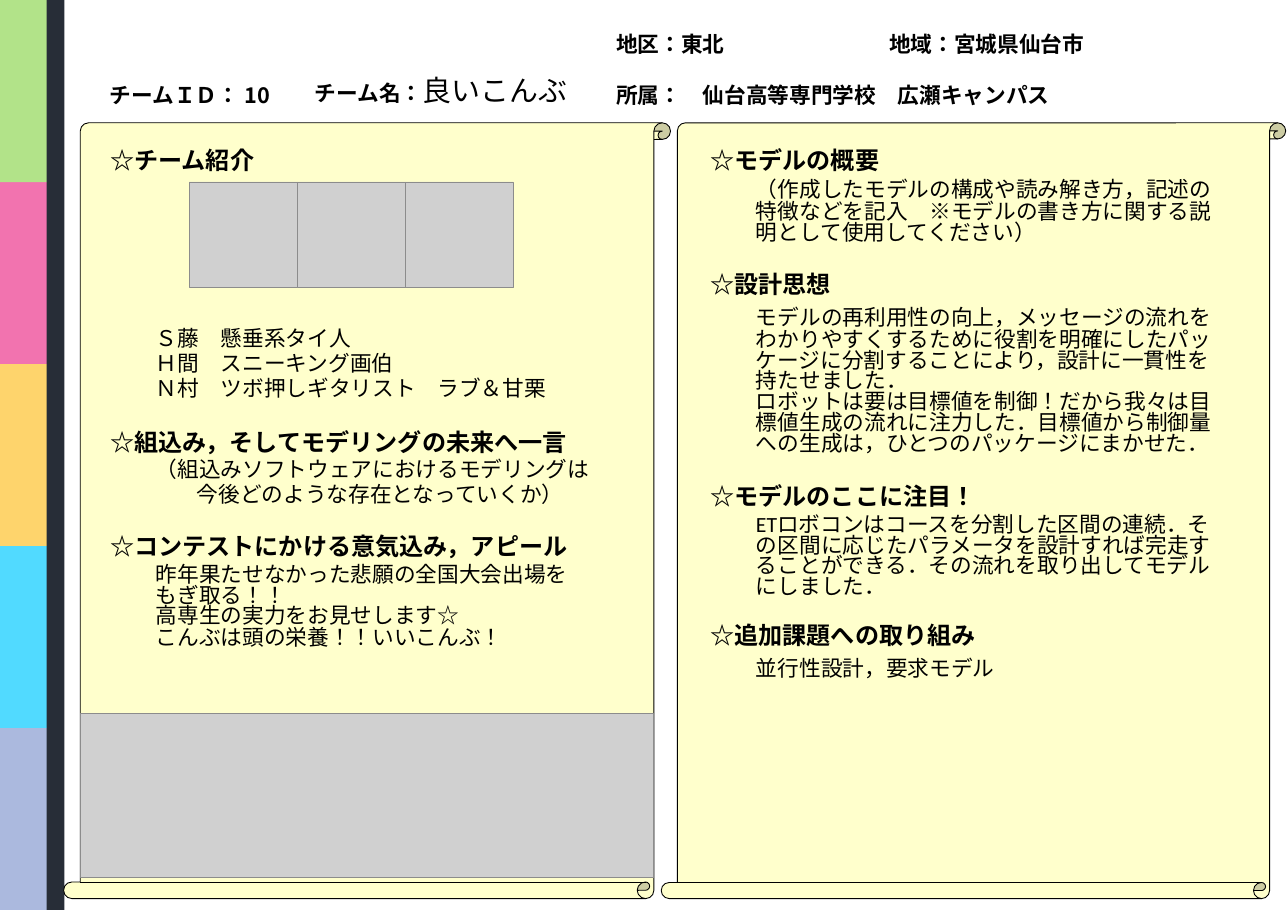
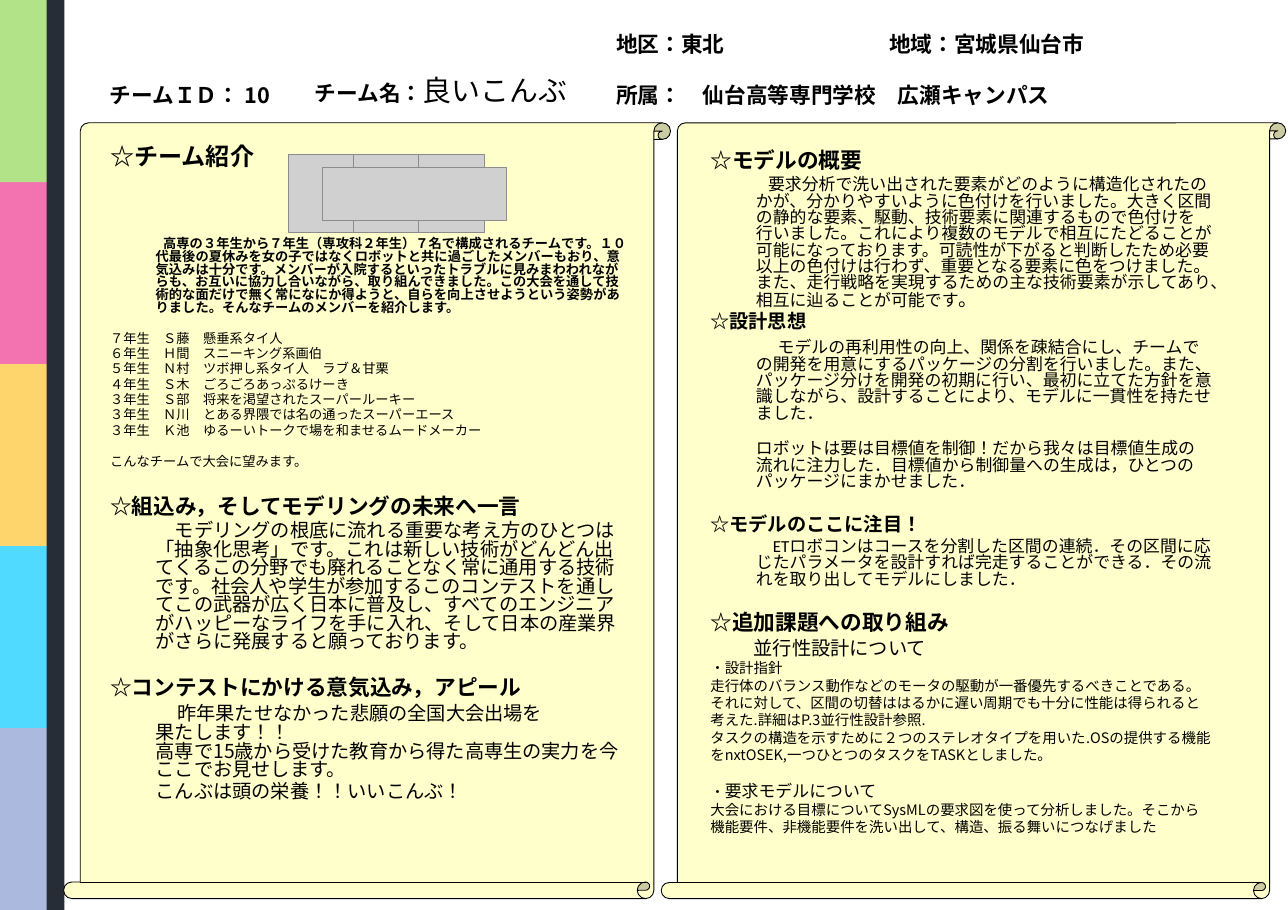
Before and after one commit to class-snct-rikitakelab/e-konbu2012, a slide deck: slide 1 of models/モデルシート HOMMA.pptx. Drawn at 1288x910 pixels with LibreOffice and Linux fonts; fonts in the diff are those of the drawing; grey boxes stand for pictures; background and template pictures are left out. Boxes give left, top, right and bottom in pixels: in the first picture for what was removed or moved away, otherwise in the second. Text is boxed around its words. In the diff, an @@ line names an element or a change of style, - is before the commit and + after.

```diff
--- a/models/モデルシート HOMMA.pptx
+++ b/models/モデルシート HOMMA.pptx
@@ text at box(710, 149, 1211, 632): size 20 to 18 pt in "☆モデルの概要", "☆追加課題への取り組み"; size 20 to 16 pt in "☆設計思想", "☆モデルのここに注目！"; size 18 to 14 pt in "ETロボコンはコースを分割した区間の連続．その区間に応じたパラメータを設計すれば完走することができる．その流れを取り出し ..." @@
@@ picture added at box(289, 155, 354, 233) @@
@@ picture added at box(322, 167, 507, 220) @@
@@ picture added at box(354, 155, 419, 233) @@
@@ picture: place and size @@
-picture at box(405, 182, 513, 288)
+picture at box(419, 155, 484, 233)
@@ text at box(756, 176, 1227, 308): text changed; size 18 to 14 pt @@
-（作成したモデルの構成や読み解き方，記述の特徴などを記入 ※モデルの書き方に関する説明として使用してください）
+要求分析で洗い出された要素がどのように構造化されたのかが、分かりやすいように色付けを行いました。大きく区間の静的な要素、駆動、技術要素に関連するもので色付けを行いました。これにより複数のモデルで相互にたどることが可能になっております。可読性が下がると判断したため必要以上の色付けは行わず、重要となる要素に色をつけました。また、走行戦略を実現するための主な技術要素が示してあり、相互に辿ることが可能です。
@@ picture removed at box(189, 182, 297, 288) @@
@@ picture removed at box(297, 182, 406, 288) @@
@@ text at box(110, 236, 626, 467): text changed; size 18 to 11 pt; bold on @@
-Ｓ藤 懸垂系タイ人
-Ｈ間 スニーキング画伯
-Ｎ村 ツボ押しギタリスト ラブ＆甘栗
+高専の３年生から７年生（専攻科２年生）７名で構成されるチームです。１０代最後の夏休みを女の子ではなくロボットと共に過ごしたメンバーもおり、意気込みは十分です。メンバーが入院するといったトラブルに見みまわわれながらも、お互いに協力し合いながら、取り組んできました。この大会を通して技術的な面だけで無く常になにか得ようと、自らを向上させようという姿勢がありました。そんなチームのメンバーを紹介します。
+７年生 Ｓ藤 懸垂系タイ人
+６年生 Ｈ間 スニーキング系画伯
+５年生 Ｎ村 ツボ押し系タイ人 ラブ＆甘栗
+４年生 Ｓ木 ごろごろあっぷるけーき
+３年生 Ｓ部 将来を渇望されたスーパールーキー
+３年生 Ｎ川 とある界隈では名の通ったスーパーエース
+３年生 Ｋ池 ゆるーいトークで場を和ませるムードメーカー
+こんなチームで大会に望みます。
@@ text at box(756, 338, 1212, 488): text changed; size 18 to 14 pt @@
-モデルの再利用性の向上，メッセージの流れをわかりやすくするために役割を明確にしたパッケージに分割することにより，設計に一貫性を持たせました．
-ロボットは要は目標値を制御！だから我々は目標値生成の流れに注力した．目標値から制御量への生成は，ひとつのパッケージにまかせた．
+モデルの再利用性の向上、関係を疎結合にし、チームでの開発を用意にするパッケージの分割を行いました。また、パッケージ分けを開発の初期に行い、最初に立てた方針を意識しながら、設計することにより、モデルに一貫性を持たせました．
+ロボットは要は目標値を制御！だから我々は目標値生成の流れに注力した．目標値から制御量への生成は，ひとつのパッケージにまかせました．
@@ text at box(110, 495, 521, 698): size 20 to 18 pt in "☆組込み，そしてモデリングの未来へ一言", "☆コンテストにかける意気込み，アピール" @@
@@ text at box(156, 520, 616, 650): text changed; size 18 to 16 pt @@
-（組込みソフトウェアにおけるモデリングは
-今後どのような存在となっていくか）
+モデリングの根底に流れる重要な考え方のひとつは「抽象化思考」です。これは新しい技術がどんどん出てくるこの分野でも廃れることなく常に通用する技術です。社会人や学生が参加するこのコンテストを通してこの武器が広く日本に普及し、すべてのエンジニアがハッピーなライフを手に入れ、そして日本の産業界がさらに発展すると願っております。
@@ text at box(710, 639, 1210, 834): text changed; size 18 to 12 pt; font Calibri to Noto Sans CJK JP @@
-並行性設計，要求モデル
+並行性設計について
+・設計指針
+走行体のバランス動作などのモータの駆動が一番優先するべきことである。それに対して、区間の切替ははるかに遅い周期でも十分に性能は得られると考えた.詳細はP.3並行性設計参照.
+タスクの構造を示すために２つのステレオタイプを用いた.OSの提供する機能をnxtOSEK,一つひとつのタスクをTASKとしました。
+・要求モデルについて
+大会における目標についてSysMLの要求図を使って分析しました。そこから機能要件、非機能要件を洗い出して、構造、振る舞いにつなげました
@@ picture removed at box(80, 714, 654, 878) @@
@@ text at box(156, 703, 619, 800): text changed; size 18 to 16 pt @@
-昨年果たせなかった悲願の全国大会出場を
-もぎ取る！！
-高専生の実力をお見せします☆
-こんぶは頭の栄養！！いいこんぶ！
+昨年果たせなかった悲願の全国大会出場を
+果たします！！
+高専で15歳から受けた教育から得た高専生の実力を今ここでお見せします。
+こんぶは頭の栄養！！いいこんぶ！
```
Also in this commit, not shown: 3 other slides changed, 2 other files.
